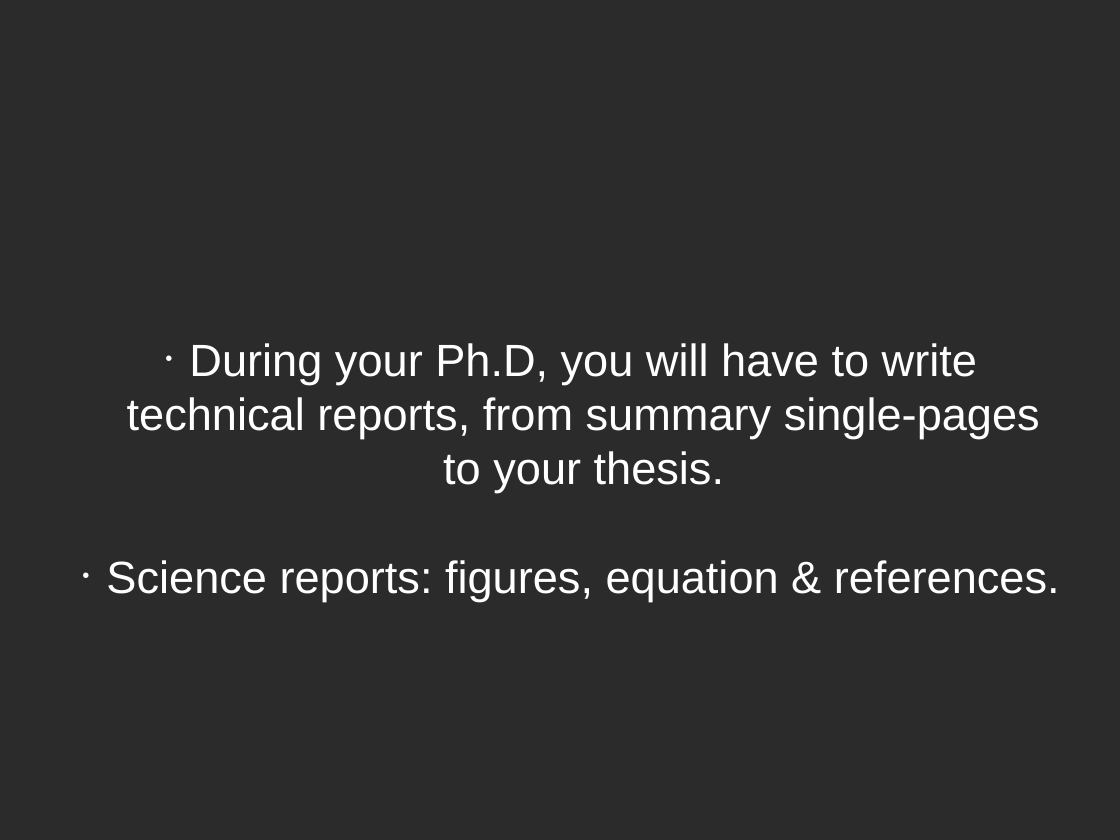
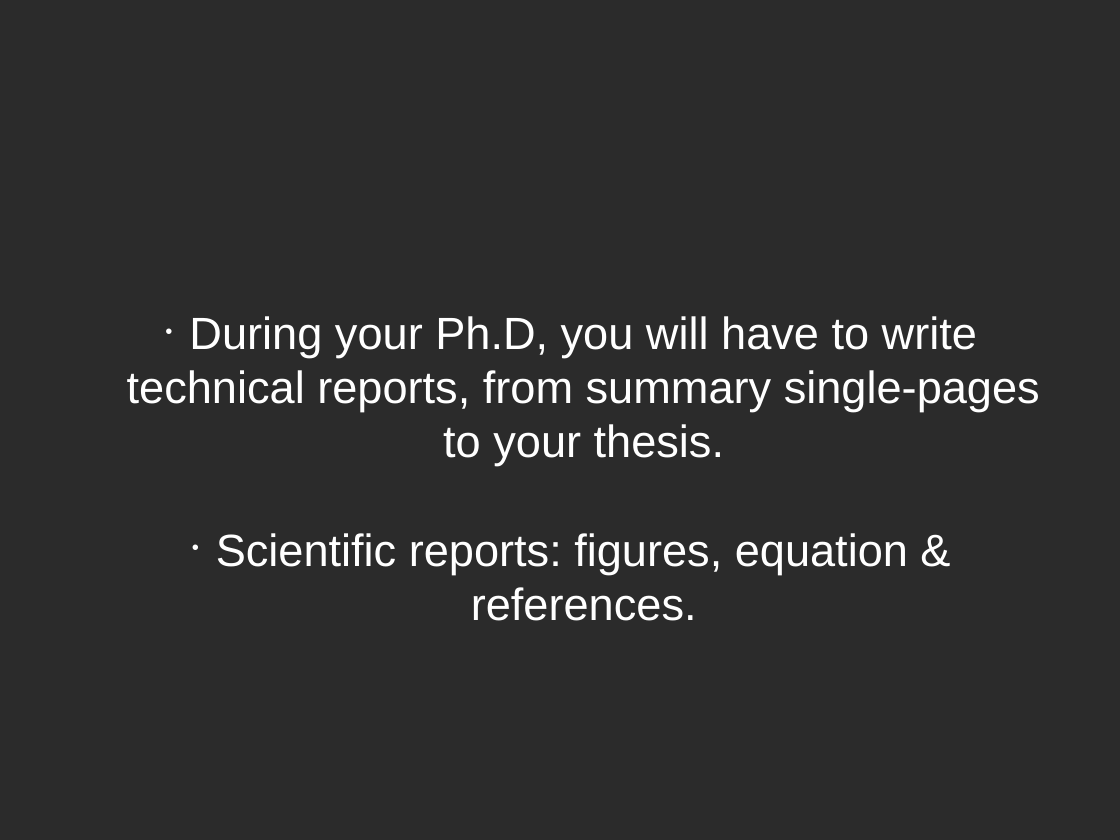
Before and after one commit to mikehulluk/IntroductionToResearchComputing, a slide deck: slide 2 of Wk7/PreparingReports.odp. Drawn at 1120x840 pixels with LibreOffice and Linux fonts; fonts in the diff are those of the drawing; background and template pictures are left out; a plain dark background stands for a picture behind light text. Boxes give left, top, right and bottom in pixels: in the first picture for what was removed or moved away, otherwise in the second. Text is boxed around its words. In the diff, an @@ line names an element or a change of style, - is before the commit and + after.

```diff
--- a/Wk7/PreparingReports.odp
+++ b/Wk7/PreparingReports.odp
@@ subtitle at <box>216,533,908,621</box>: text changed @@
-• Science reports: figures, equation & references.
+• Scientific reports: figures, equation & references.
```
Also in this commit, not shown: 4 other slides changed, 1 slide removed.
